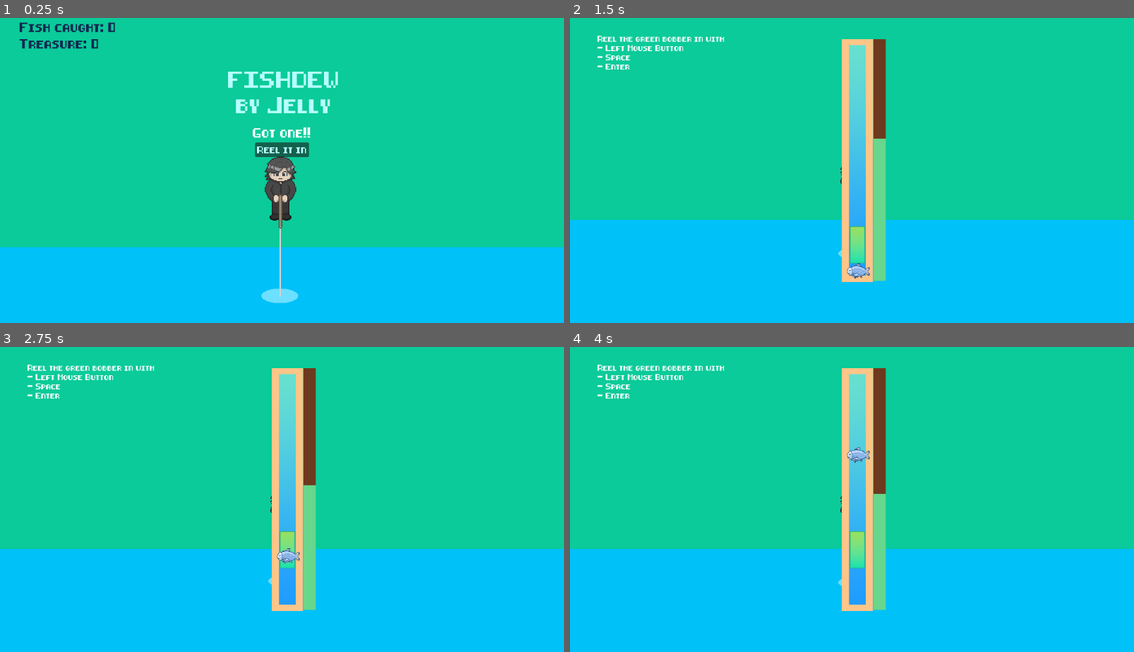
Above: before the commit, frames 1-4 (two rows, left to right).
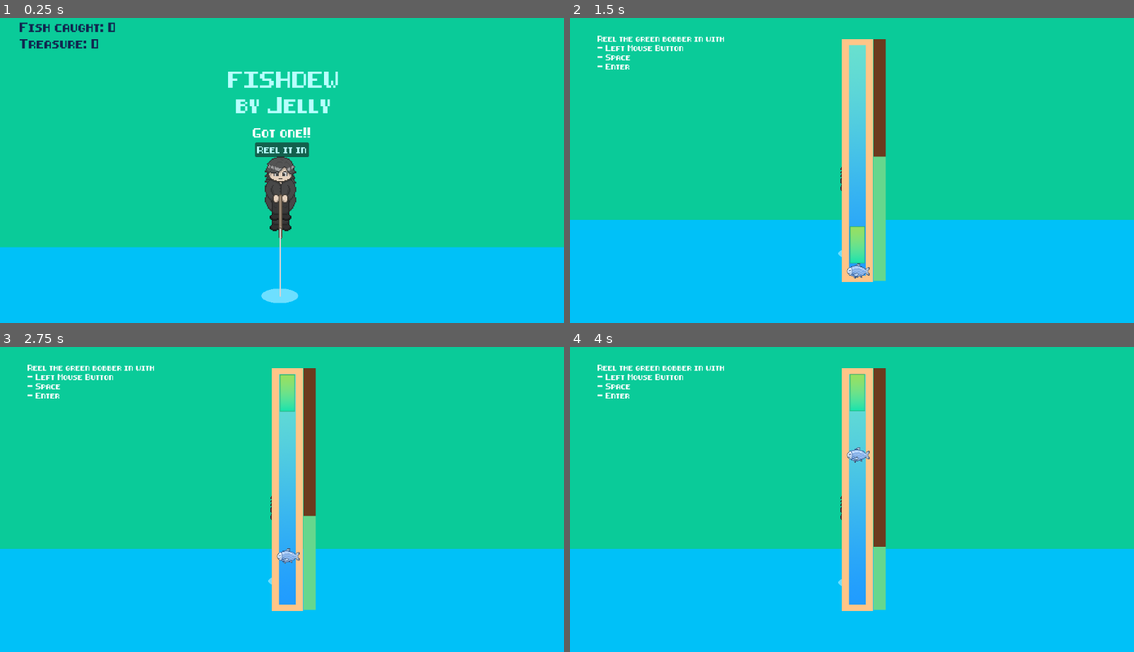
Above: after the commit, the same moments.

Repository: Anjellyrika/fishdew
Game: Godot game, scene res://src/main_scene.tscn
Two runs of this game, one before a commit and one after it. Both use one fixed random seed, a clock stepped at 60 frames per second and the inputs below.
Inputs (mouse positions are in pixels of both pictures, inside the frame that each line leads up to):
- Up to frame 1 (0.25 s): no input
- Up to frame 2 (1.5 s): click "Reel it in" at 0.5 s; tap Enter at 1.25 s; move the mouse to (976, 149) at 1.27 s; hold Space (up) from 1.28 s (still down); click (976, 149) at 1.42 s
- Up to frame 3 (2.75 s): keep holding Space (up); move the mouse to (169, 508) at 2.02 s; tap Enter at 2.1 s
- Up to frame 4 (4 s): keep holding Space (up); move the mouse to (908, 423) at 2.77 s; tap F at 2.85 s; move the mouse to (823, 557) at 3.52 s; click (823, 557) at 3.67 s

The runs differ from the first frame. In frame 1, 0.2% of the frame differs, in the area x 46-53%, y 52-73%; in frame 2, 0.1%; in frame 3, 0.8%; in frame 4, 1.1%, in the area x 47-57%, y 8-73%.

Commit message:
fix: disable collision between player and bobber

Diff:
--- a/project.godot
+++ b/project.godot
@@ -32,3 +32,7 @@
 , Object(InputEventMouseButton,"resource_local_to_scene":false,"resource_name":"","device":-1,"window_id":0,"alt_presse …(244 unchanged characters)…
 ]
 }
+
+[layer_names]
+
+2d_physics/layer_2="Overworld"
--- a/src/actors/player.tscn
+++ b/src/actors/player.tscn
@@ -6,6 +6,8 @@
 size = Vector2(44, 88)
 
 [node name="Player" type="CharacterBody2D"]
+collision_layer = 2
+collision_mask = 2
 
 [node name="Player" type="Sprite2D" parent="."]
 position = Vector2(-9.53674e-07, 0)
--- a/src/fishing_lvl/fishing_lvl.tscn
+++ b/src/fishing_lvl/fishing_lvl.tscn
@@ -53,7 +53,7 @@
 shape = SubResource("RectangleShape2D_hi66l")
 
 [node name="Bobber" parent="." instance=ExtResource("4_r0ydv")]
-position = Vector2(587, 418)
+position = Vector2(587, 473)
 
 [node name="Fish" parent="." instance=ExtResource("5_u6fi8")]
 position = Vector2(586, 412)
--- a/src/main_scene.tscn
+++ b/src/main_scene.tscn
@@ -14,7 +14,7 @@
 grow_vertical = 2
 script = ExtResource("1_wij8a")
 
-[node name="Overworld Layer" type="Control" parent="."]
+[node name="OverworldLayer" type="Control" parent="."]
 layout_mode = 1
 anchors_preset = 15
 anchor_right = 1.0
@@ -22,7 +22,7 @@
 grow_horizontal = 2
 grow_vertical = 2
 
-[node name="Grass" type="ColorRect" parent="Overworld Layer"]
+[node name="Grass" type="ColorRect" parent="OverworldLayer"]
 layout_mode = 1
 anchors_preset = 15
 anchor_right = 1.0
@@ -31,12 +31,38 @@
 grow_vertical = 2
 color = Color(0.0392157, 0.796078, 0.6, 1)
 
-[node name="River" type="ColorRect" parent="Overworld Layer"]
+[node name="River" type="ColorRect" parent="OverworldLayer"]
 layout_mode = 1
 anchors_preset = 15
 anchor_right = 1.0
 anchor_bottom = 1.0
 offset_top = 437.0
+grow_horizontal = 2
+grow_vertical = 2
+color = Color(0, 0.756863, 0.972549, 1)
+
+[node name="ActorLayer" type="Node2D" parent="."]
+
+[node name="Player" parent="ActorLayer" instance=ExtResource("3_b78w1")]
+position = Vector2(574, 377)
+
+[node name="FishingLine" type="CanvasGroup" parent="ActorLayer"]
+
+[node name="Ripple" type="Node2D" parent="ActorLayer/FishingLine"]
+script = ExtResource("3_355el")
+
+[node name="Line2D" type="Line2D" parent="ActorLayer/FishingLine"]
+position = Vector2(574, 410)
+points = PackedVector2Array(0, 1, 0, 94)
+width = 2.0
+default_color = Color(0.827451, 0.827451, 0.827451, 1)
+
+[node name="LevelBG" type="ColorRect" parent="."]
+visible = false
+layout_mode = 1
+anchors_preset = 15
+anchor_right = 1.0
+anchor_bottom = 1.0
 grow_horizontal = 2
 grow_vertical = 2
 color = Color(0, 0.756863, 0.972549, 1)
@@ -57,8 +83,8 @@
 anchor_bottom = 1.0
 offset_left = 40.0
 offset_top = 29.0
-offset_right = 908.0
-offset_bottom = 22.0
+offset_right = 230.0
+offset_bottom = -537.0
 grow_vertical = 2
 
 [node name="FishCount" type="Label" parent="HUDLayer/HUD/Collection"]
